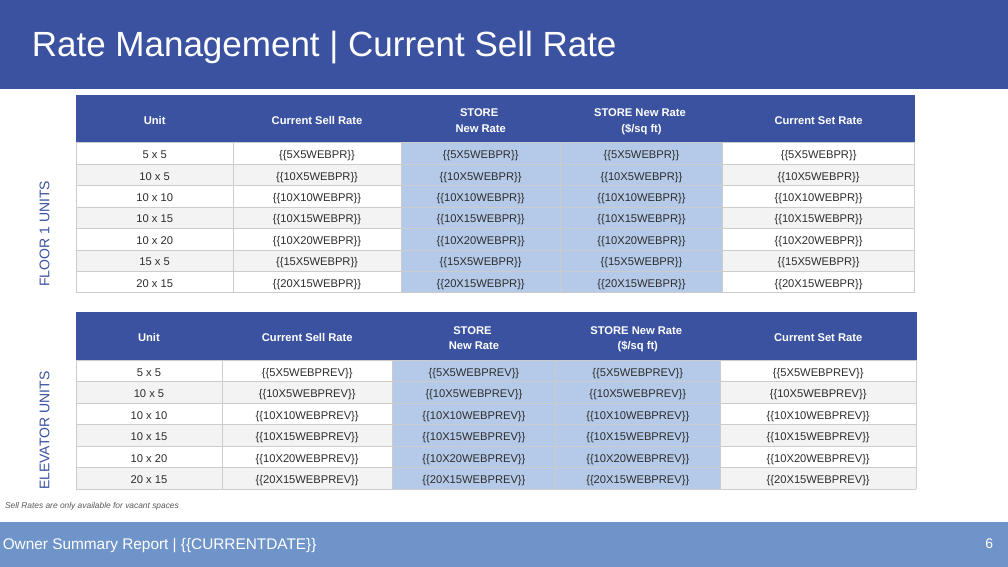
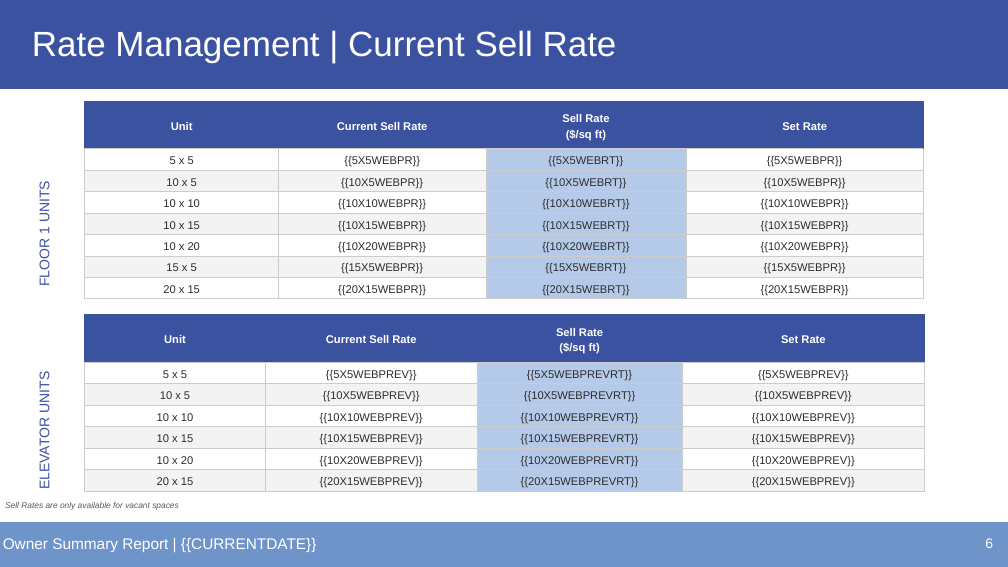
Before and after one commit to alexandermburke/ProformaBuilder, a slide deck: slide 6 of storeinsight/public/OWNERTEMPLATE_v1.pptx. Drawn at 1008x567 pixels with LibreOffice and Linux fonts; fonts in the diff are those of the drawing. Boxes give left, top, right and bottom in pixels: in the first picture for what was removed or moved away, otherwise in the second. Text is boxed around its words. In the diff, an @@ line names an element or a change of style, - is before the commit and + after.

```diff
--- a/storeinsight/public/OWNERTEMPLATE_v1.pptx
+++ b/storeinsight/public/OWNERTEMPLATE_v1.pptx
@@ table at [85, 101, 923, 299] @@
-column 3: STORE / New Rate | {{5X5WEBPR}} | {{10X5WEBPR}} | {{10X10WEBPR}} | {{10X15WEBPR}} | {{10X20WEBPR}} | {{15X5WEBPR}} | {{20X15WEBPR}}
-column 4: STORE New Rate / ($/sq ft) | {{5X5WEBPR}} | {{10X5WEBPR}} | {{10X10WEBPR}} | {{10X15WEBPR}} | {{10X20WEBPR}} | {{15X5WEBPR}} | {{20X15WEBPR}}
-column 5: Current Set Rate | {{5X5WEBPR}} | {{10X5WEBPR}} | {{10X10WEBPR}} | {{10X15WEBPR}} | {{10X20WEBPR}} | {{15X5WEBPR}} | {{20X15WEBPR}}
+column 3: Sell Rate / ($/sq ft) | {{5X5WEBRT}} | {{10X5WEBRT}} | {{10X10WEBRT}} | {{10X15WEBRT}} | {{10X20WEBRT}} | {{15X5WEBRT}} | {{20X15WEBRT}}
+column 4: Set Rate | {{5X5WEBPR}} | {{10X5WEBPR}} | {{10X10WEBPR}} | {{10X15WEBPR}} | {{10X20WEBPR}} | {{15X5WEBPR}} | {{20X15WEBPR}}
@@ table: place and size @@
-table at [76, 95, 915, 293]
+table at [85, 101, 923, 299]
@@ table at [85, 314, 924, 491] @@
-column 3: STORE / New Rate | {{5X5WEBPREV}} | {{10X5WEBPREV}} | {{10X10WEBPREV}} | {{10X15WEBPREV}} | {{10X20WEBPREV}} | {{20X15WEBPREV}}
-column 4: STORE New Rate / ($/sq ft) | {{5X5WEBPREV}} | {{10X5WEBPREV}} | {{10X10WEBPREV}} | {{10X15WEBPREV}} | {{10X20WEBPREV}} | {{20X15WEBPREV}}
-column 5: Current Set Rate | {{5X5WEBPREV}} | {{10X5WEBPREV}} | {{10X10WEBPREV}} | {{10X15WEBPREV}} | {{10X20WEBPREV}} | {{20X15WEBPREV}}
+column 3: Sell Rate / ($/sq ft) | {{5X5WEBPREVRT}} | {{10X5WEBPREVRT}} | {{10X10WEBPREVRT}} | {{10X15WEBPREVRT}} | {{10X20WEBPREVRT}} | {{20X15WEBPREVRT}}
+column 4: Set Rate | {{5X5WEBPREV}} | {{10X5WEBPREV}} | {{10X10WEBPREV}} | {{10X15WEBPREV}} | {{10X20WEBPREV}} | {{20X15WEBPREV}}
@@ table: place and size @@
-table at [76, 312, 916, 489]
+table at [85, 314, 924, 491]
```
Also in this commit, not shown: 8 other slides changed, 2 slides removed, 3 other files.
